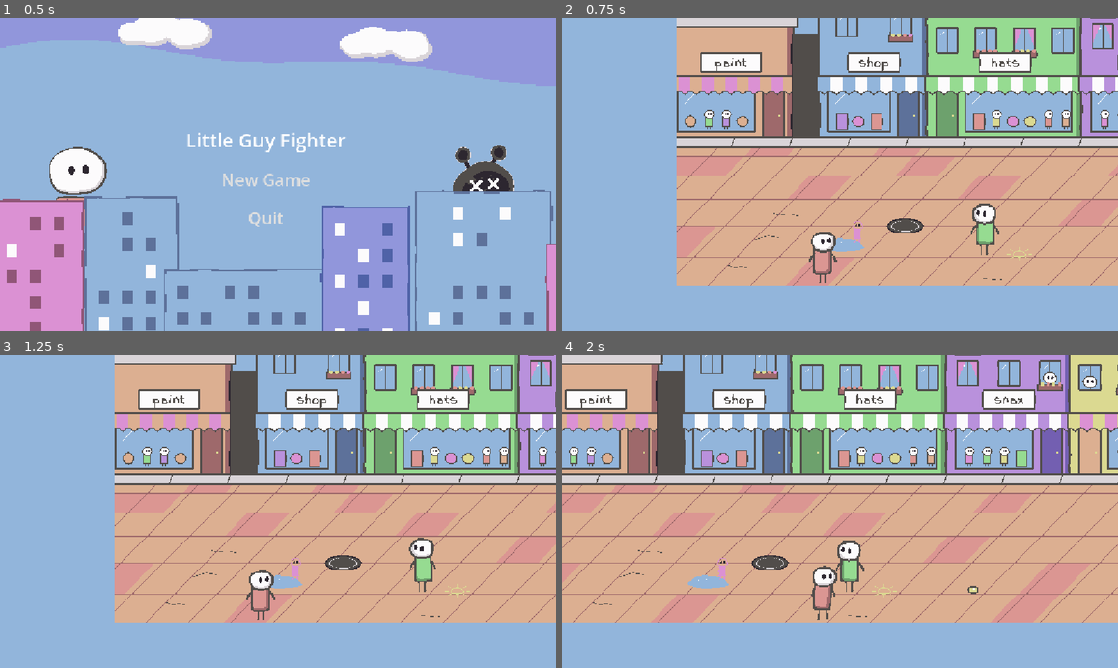
Above: before the commit, frames 1-4 (two rows, left to right).
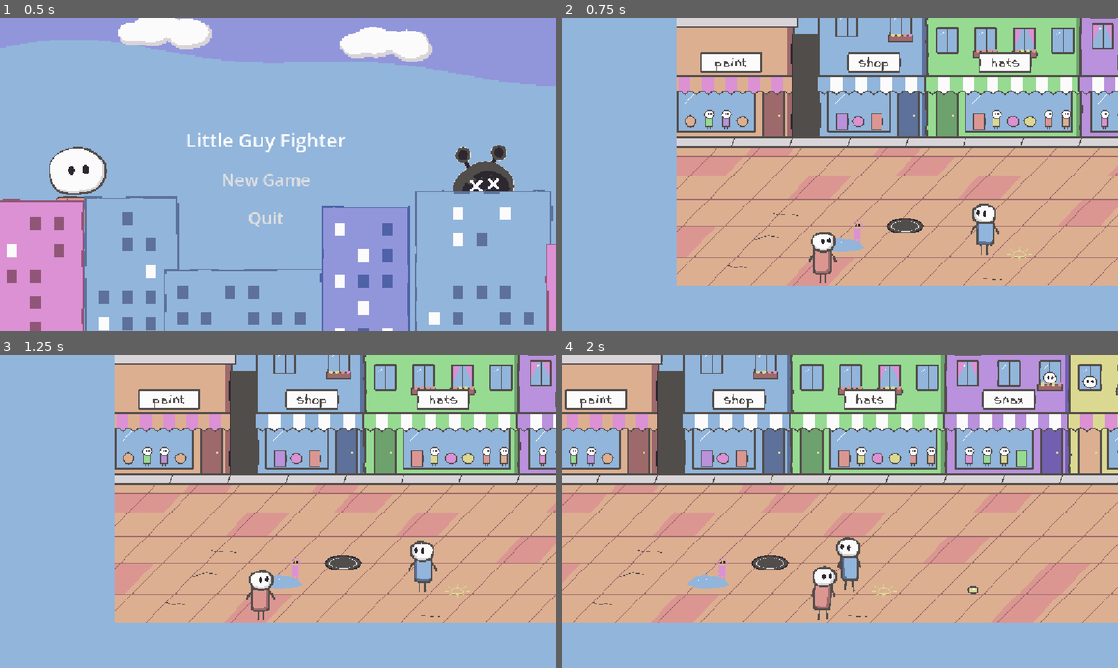
Above: after the commit, the same moments.

Repository: mitchglitchisdabestg/Little-guy-fighter
Game: Godot game, scene res://Scenes/UI/main_menu.tscn
Same seed, same stepped clock (60 frames per second), same inputs: the game is played once before the commit and once after it.
Inputs (mouse positions are in pixels of both pictures, inside the frame that each line leads up to):
- Up to frame 1 (0.5 s): no input
- Up to frame 2 (0.75 s): click "New Game" at 0.5 s
- Up to frame 3 (1.25 s): no input
- Up to frame 4 (2 s): move the mouse to (962, 495) at 1.27 s; hold D (Right) from 1.28 s (still down); click (962, 495) at 1.35 s; tap Space (Jump) at 1.52 s

Frame 1 is identical in both runs. In frame 2, 0.2% of the frame differs, in the area x 73-78%, y 59-73%; in frame 3, 0.4%; in frame 4, 0.4%, in the area x 49-55%, y 58-76%.

Commit message:
changed green npc to blue

Diff:
--- a/little-guy-st/Scenes/NPCS/Green NPC.tscn
+++ b/little-guy-st/Scenes/NPCS/Green NPC.tscn
@@ -5,27 +5,43 @@
 
 [sub_resource type="AtlasTexture" id="AtlasTexture_rybef"]
 atlas = ExtResource("1_0jjge")
-region = Rect2(0, 384, 64, 96)
+region = Rect2(0, 0, 64, 96)
 
 [sub_resource type="AtlasTexture" id="AtlasTexture_0a2ji"]
 atlas = ExtResource("1_0jjge")
-region = Rect2(64, 384, 64, 96)
+region = Rect2(64, 0, 64, 96)
 
 [sub_resource type="AtlasTexture" id="AtlasTexture_oxax1"]
 atlas = ExtResource("1_0jjge")
-region = Rect2(128, 384, 64, 96)
+region = Rect2(128, 0, 64, 96)
 
 [sub_resource type="AtlasTexture" id="AtlasTexture_dndl2"]
 atlas = ExtResource("1_0jjge")
-region = Rect2(192, 384, 64, 96)
+region = Rect2(192, 0, 64, 96)
 
 [sub_resource type="AtlasTexture" id="AtlasTexture_vkgea"]
 atlas = ExtResource("1_0jjge")
-region = Rect2(256, 384, 64, 96)
+region = Rect2(256, 0, 64, 96)
 
 [sub_resource type="AtlasTexture" id="AtlasTexture_tr4nk"]
 atlas = ExtResource("1_0jjge")
-region = Rect2(320, 384, 64, 96)
+region = Rect2(320, 0, 64, 96)
+
+[sub_resource type="AtlasTexture" id="AtlasTexture_xesut"]
+atlas = ExtResource("1_0jjge")
+region = Rect2(384, 0, 64, 96)
+
+[sub_resource type="AtlasTexture" id="AtlasTexture_qyoj3"]
+atlas = ExtResource("1_0jjge")
+region = Rect2(448, 0, 64, 96)
+
+[sub_resource type="AtlasTexture" id="AtlasTexture_6hqih"]
+atlas = ExtResource("1_0jjge")
+region = Rect2(512, 0, 64, 96)
+
+[sub_resource type="AtlasTexture" id="AtlasTexture_nxo6q"]
+atlas = ExtResource("1_0jjge")
+region = Rect2(576, 0, 64, 96)
 
 [sub_resource type="SpriteFrames" id="SpriteFrames_pp5cw"]
 animations = [{
@@ -47,13 +63,25 @@
 }, {
 "duration": 1.0,
 "texture": SubResource("AtlasTexture_tr4nk")
+}, {
+"duration": 1.0,
+"texture": SubResource("AtlasTexture_xesut")
+}, {
+"duration": 1.0,
+"texture": SubResource("AtlasTexture_qyoj3")
+}, {
+"duration": 1.0,
+"texture": SubResource("AtlasTexture_6hqih")
+}, {
+"duration": 1.0,
+"texture": SubResource("AtlasTexture_nxo6q")
 }],
 "loop": 1,
 "name": &"Idle",
 "speed": 5.0
 }]
 
-[node name="Green NPC" type="Node2D" unique_id=431122496]
+[node name="Blue NPC" type="Node2D" unique_id=431122496]
 script = ExtResource("1_rybef")
 
 [node name="AnimatedSprite2D" type="AnimatedSprite2D" parent="." unique_id=35113252]
@@ -61,4 +89,4 @@
 sprite_frames = SubResource("SpriteFrames_pp5cw")
 animation = &"Idle"
 autoplay = "Idle"
-frame_progress = 0.8411339
+frame_progress = 0.21313217
